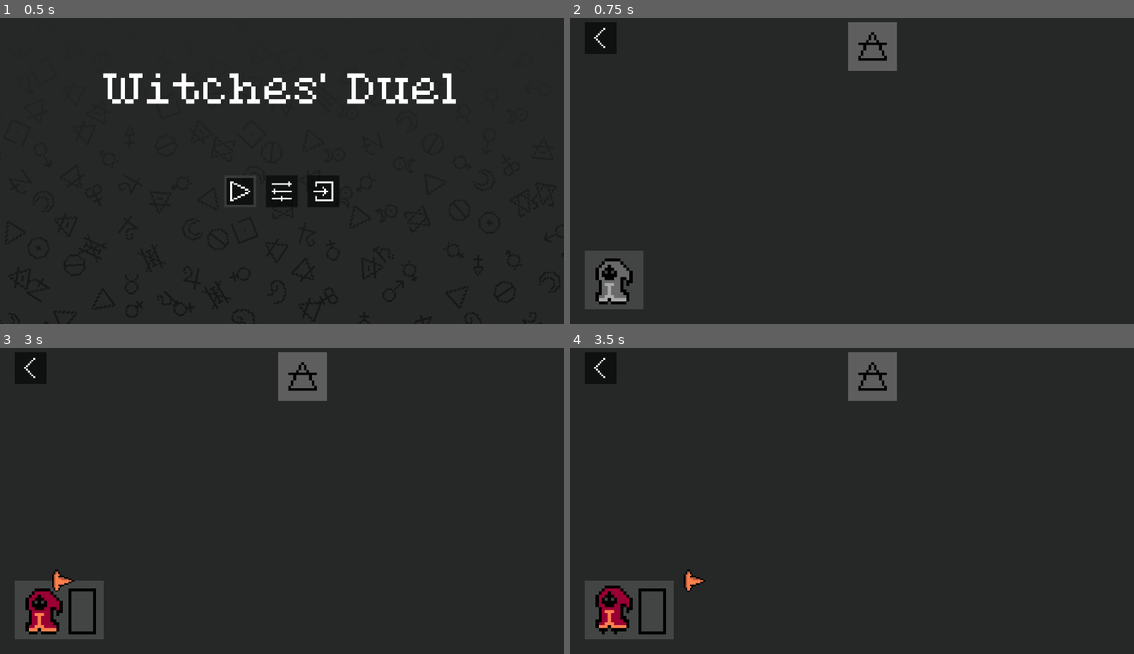
Above: before the commit, frames 1-4 (two rows, left to right).
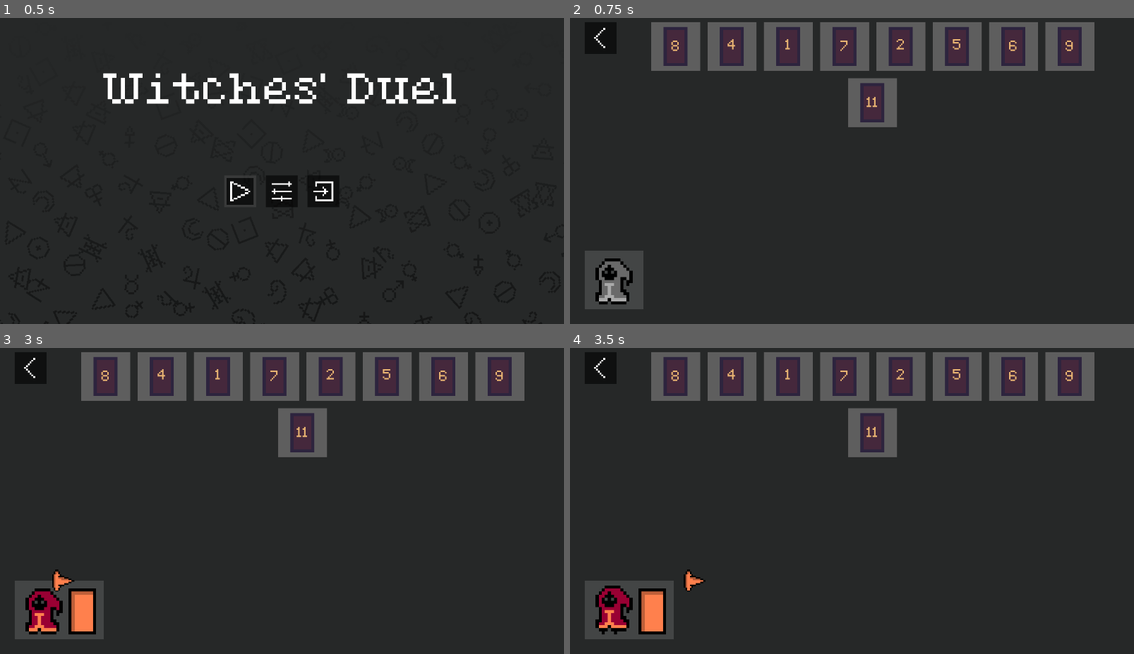
Above: after the commit, the same moments.

Repository: Andreabee0/Witches--Duel
Game: Godot game, scene res://scenes/menu.tscn
The game is run twice, just before and just after one commit, with the same random seed, the same clock (stepped at 60 frames per second) and the same inputs.
Inputs (mouse positions are in pixels of both pictures, inside the frame that each line leads up to):
- Up to frame 1 (0.5 s): no input
- Up to frame 2 (0.75 s): click (812, 192) at 0.5 s
- Up to frame 3 (3 s): click (28, 369) at 1.25 s; click (242, 522) at 2 s; tap Enter (multi_ui_accept) at 2.75 s; hold Right (move_right) from 2.78 s (still down); tap S (look_down) at 2.85 s
- Up to frame 4 (3.5 s): keep holding Right (move_right)

Frame 1 is identical in both runs. In frame 2, 10% of the frame differs, in the area x 14-93%, y 1-36%; in frame 3, 11%, in the area x 12-93%, y 1-93%; in frame 4, 11%.

Commit message:
Add all perks to menu

Diff:
--- a/project.godot
+++ b/project.godot
@@ -27,6 +27,7 @@
 Players="*res://src/players.gd"
 SoundPlayer="*res://src/sound_player.gd"
 MultiplayerInput="*res://addons/multiplayer_input/multiplayer_input.gd"
+PerkRegistry="*res://src/perks/registry.gd"
 
 [editor_plugins]
 
--- a/scenes/components/perk_icon.tscn
+++ b/scenes/components/perk_icon.tscn
@@ -1,18 +1,22 @@
-[gd_scene load_steps=4 format=3 uid="uid://b3q7l8bxvs04q"]
+[gd_scene load_steps=6 format=3 uid="uid://b3q7l8bxvs04q"]
 
 [ext_resource type="Script" path="res://src/menu/perk_icon.gd" id="1_5n0bu"]
 [ext_resource type="Texture2D" uid="uid://dge17rv6b0r31" path="res://sprites/menu/perk_empty.png" id="2_mn78k"]
 [ext_resource type="Texture2D" uid="uid://bd7y6bng0yfwc" path="res://sprites/menu/perk_full_bg.png" id="3_ouru1"]
+[ext_resource type="Texture2D" uid="uid://cp8eg53nhqsi" path="res://sprites/perks.png" id="4_030ig"]
+
+[sub_resource type="AtlasTexture" id="AtlasTexture_5boo3"]
+atlas = ExtResource("4_030ig")
+region = Rect2(16, 26, 16, 26)
 
 [node name="PerkIcon" type="Control"]
 custom_minimum_size = Vector2(62.5, 100)
 layout_mode = 3
-anchors_preset = 15
-anchor_right = 1.0
-anchor_bottom = 1.0
-grow_horizontal = 2
-grow_vertical = 2
+anchors_preset = 0
+offset_right = 62.5
+offset_bottom = 100.0
 script = ExtResource("1_5n0bu")
+selection = ""
 
 [node name="Outline" type="TextureRect" parent="."]
 texture_filter = 1
@@ -26,7 +30,6 @@
 stretch_mode = 5
 
 [node name="Filling" type="TextureRect" parent="."]
-visible = false
 texture_filter = 1
 layout_mode = 1
 anchors_preset = 15
@@ -36,3 +39,19 @@
 grow_vertical = 2
 texture = ExtResource("3_ouru1")
 stretch_mode = 5
+
+[node name="Texture" type="TextureRect" parent="."]
+visible = false
+texture_filter = 1
+layout_mode = 1
+anchors_preset = -1
+anchor_right = 1.0
+anchor_bottom = 1.0
+offset_left = 6.0
+offset_top = 12.0
+offset_right = -12.0
+offset_bottom = -6.0
+grow_horizontal = 2
+grow_vertical = 2
+texture = SubResource("AtlasTexture_5boo3")
+stretch_mode = 5
--- a/src/menu/perk_icon.gd
+++ b/src/menu/perk_icon.gd
@@ -2,24 +2,54 @@
 class_name PerkIcon
 extends Control
 
-@export var selection := -1:
-	set = set_selection
-
 @export var color := Color.WHITE:
 	set = set_color
 
-
-func set_selection(value: int) -> void:
-	selection = clamp(value, -1, 3)
-	var enabled := selection >= 0
-	$Filling.visible = enabled
+var selection := "":
+	set = set_selection
 
 
 func set_color(value: Color) -> void:
 	color = value
+	if not $Filling:
+		return
 	$Filling.modulate = color
+
+
+func set_selection(value: String) -> void:
+	if not value in PerkRegistry.all_perks:
+		value = ""
+	selection = value
+	if not $Texture:
+		return
+	$Texture.visible = not selection.is_empty()
+	if not selection.is_empty():
+		$Texture.texture = PerkRegistry.get_perk_texture(selection)
 
 
 func _ready() -> void:
 	set_color(color)
 	set_selection(selection)
+
+
+func _get_property_list() -> Array[Dictionary]:
+	return [
+		{
+			"name": "selection",
+			"type": TYPE_STRING,
+			"hint": PROPERTY_HINT_ENUM,
+			"hint_string": ",".join(PerkRegistry.all_perks.keys())
+		}
+	]
+
+
+func _property_can_revert(property: StringName) -> bool:
+	if property == "selection":
+		return true
+	return false
+
+
+func _property_get_revert(property: StringName) -> Variant:
+	if property == "selection":
+		return ""
+	return null
--- a/src/menu/perk_select.gd
+++ b/src/menu/perk_select.gd
@@ -5,11 +5,14 @@
 signal back_pressed
 
 const BASE_PLAYER := preload("res://scenes/components/player_display.tscn")
+const BASE_SELECTABLE := preload("res://scenes/components/player_selectable.tscn")
 
 @export var player_count := 0:
 	set = set_player_count
 
 var player_displays: Array[PlayerSelections] = []
+# player selectable to perk name
+var perk_selectables := {}
 
 @onready var perks_container = $VerticalContainer/MainContainer/PerksContainer
 
@@ -50,6 +53,15 @@
 
 
 func _ready() -> void:
+	for child in perks_container.get_children():
+		child.queue_free()
+	for perk in PerkRegistry.all_perks:
+		var child: PlayerSelectable = BASE_SELECTABLE.instantiate()
+		child.texture = PerkRegistry.get_perk_texture(perk)
+		Util.checked_connect(child.on_pressed, _on_perk_selected)
+		perks_container.add_child(child)
+		perk_selectables[child] = perk
+
 	if Engine.is_editor_hint():
 		set_player_count(player_count)
 	else:
@@ -71,3 +83,13 @@
 func _on_back_pressed() -> void:
 	Players.unjoin_all(false)
 	back_pressed.emit()
+
+
+func _on_perk_selected(selectable: PlayerSelectable, device: int) -> void:
+	for other: PlayerSelectable in perk_selectables:
+		if other == selectable:
+			continue
+		other.set_player_selected(device, false)
+	selectable.set_player_selected(device, true)
+	var selections: Selections = Players.selections[device]
+	selections.set_perk(PerkRegistry.new_perk_instance(perk_selectables[selectable]))
--- a/src/menu/player_display.gd
+++ b/src/menu/player_display.gd
@@ -83,7 +83,7 @@
 	for j in range(i, spells.size()):
 		spells[i].selection = -1
 	if not perk.is_empty():
-		perk[0].selection = 0 if selections.perk else -1
+		perk[0].selection = selections.perk.name if selections.perk else ""
 
 
 func get_device() -> int:
--- a/src/menu/player_selectable.gd
+++ b/src/menu/player_selectable.gd
@@ -2,7 +2,7 @@
 class_name PlayerSelectable
 extends Control
 
-signal on_pressed(device: int)
+signal on_pressed(selectable: PlayerSelectable, device: int)
 
 @export var select_sound: AudioStream
 
@@ -63,6 +63,5 @@
 				get_global_rect().has_point(selections.cursor_position)
 				and selections.device.is_action_just_released("multi_ui_accept")
 			):
-				set_player_selected(device_id, not players.has(device_id))
 				SoundPlayer.play_sound(select_sound)
-				on_pressed.emit(device_id)
+				on_pressed.emit(self, device_id)
--- a/src/perks/chariot.gd
+++ b/src/perks/chariot.gd
@@ -1,5 +1,8 @@
 class_name ChariotPerk
 extends ConstantPerk
+
+
+static var name := "chariot"
 
 
 func _get_constant_adds() -> Dictionary:
--- a/src/perks/devil.gd
+++ b/src/perks/devil.gd
@@ -1,5 +1,8 @@
 class_name DevilPerk
 extends ConstantPerk
+
+
+static var name := "devil"
 
 
 func _get_constant_mults() -> Dictionary:
--- a/src/perks/fool.gd
+++ b/src/perks/fool.gd
@@ -1,5 +1,8 @@
 class_name FoolPerk
 extends ConstantPerk
+
+
+static var name := "fool"
 
 
 func _get_constant_adds() -> Dictionary:
--- a/src/perks/lovers.gd
+++ b/src/perks/lovers.gd
@@ -1,5 +1,8 @@
 class_name LoversPerk
 extends ConstantPerk
+
+
+static var name := "lovers"
 
 
 func _get_constant_adds() -> Dictionary:
--- a/src/perks/magician.gd
+++ b/src/perks/magician.gd
@@ -1,5 +1,8 @@
 class_name MagicianPerk
 extends ConstantPerk
+
+
+static var name := "magician"
 
 
 func _get_constant_mults() -> Dictionary:
--- a/src/perks/moon.gd
+++ b/src/perks/moon.gd
@@ -1,5 +1,8 @@
 class_name MoonPerk
 extends ConstantPerk
+
+
+static var name := "moon"
 
 
 func _get_constant_mults() -> Dictionary:
--- /dev/null
+++ b/src/perks/registry.gd
@@ -0,0 +1,36 @@
+@tool
+extends Node
+
+static var perk_sheet := preload("res://sprites/perks.png")
+
+var all_perks := {
+	"chariot": [ChariotPerk, get_sheet_perk(7)],
+	"devil": [DevilPerk, get_sheet_perk(3)], # 15
+	"fool": [FoolPerk, get_sheet_perk(0)],
+	"lovers": [LoversPerk, get_sheet_perk(6)],
+	"magician": [MagicianPerk, get_sheet_perk(1)],
+	"moon": [MoonPerk, get_sheet_perk(4)], # 18
+	"sun": [SunPerk, get_sheet_perk(5)], # 19
+	"temperance": [TemperancePerk, get_sheet_perk(8)], # 14
+	"wheel_of_fortune": [WheelOfFortunePerk, get_sheet_perk(10)],
+}
+
+
+static func get_sheet_perk(index: int) -> Texture2D:
+	var dims := Vector2(16, 26)
+	var width := int(perk_sheet.get_width() / dims.x)
+	var atlas := AtlasTexture.new()
+	atlas.atlas = perk_sheet
+	atlas.region.size = dims
+	var y_pos := int(index / float(width))
+	var x_pos = index - y_pos * width
+	atlas.region.position = Vector2(dims.x * x_pos, dims.y * y_pos)
+	return atlas
+
+
+func new_perk_instance(perk: String) -> BasePerk:
+	return all_perks[perk][0].new()
+
+
+func get_perk_texture(perk: String) -> Texture2D:
+	return all_perks[perk][1]
--- a/src/perks/sun.gd
+++ b/src/perks/sun.gd
@@ -1,5 +1,8 @@
 class_name SunPerk
 extends ConstantPerk
+
+
+static var name := "sun"
 
 
 func _get_constant_mults() -> Dictionary:
--- a/src/perks/temperance.gd
+++ b/src/perks/temperance.gd
@@ -1,5 +1,8 @@
 class_name TemperancePerk
 extends ConstantPerk
+
+
+static var name := "temperance"
 
 
 func _get_constant_mults() -> Dictionary:
--- a/src/perks/wheel_of_fortune.gd
+++ b/src/perks/wheel_of_fortune.gd
@@ -1,5 +1,8 @@
 class_name WheelOfFortunePerk
 extends BasePerk
+
+
+static var name := "wheel_of_fortune"
 
 
 func _get_multiplicative(stat) -> float:
Not shown: 3 places in scenes/components/player_display.tscn that only renumber resources
Binary file removed: sprites/PH perks.png
Not shown, removed: sprites/PH perks.png.import
